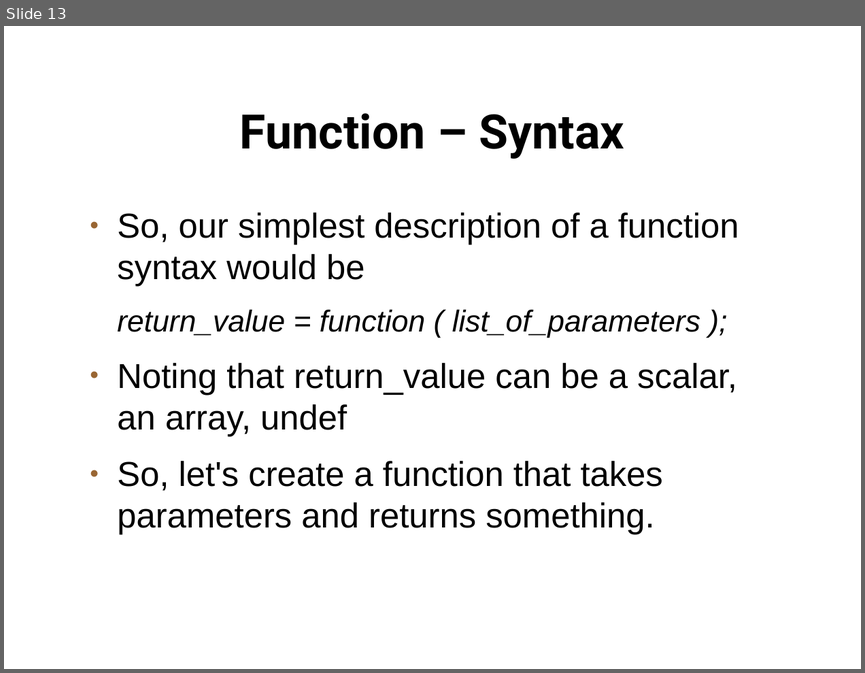
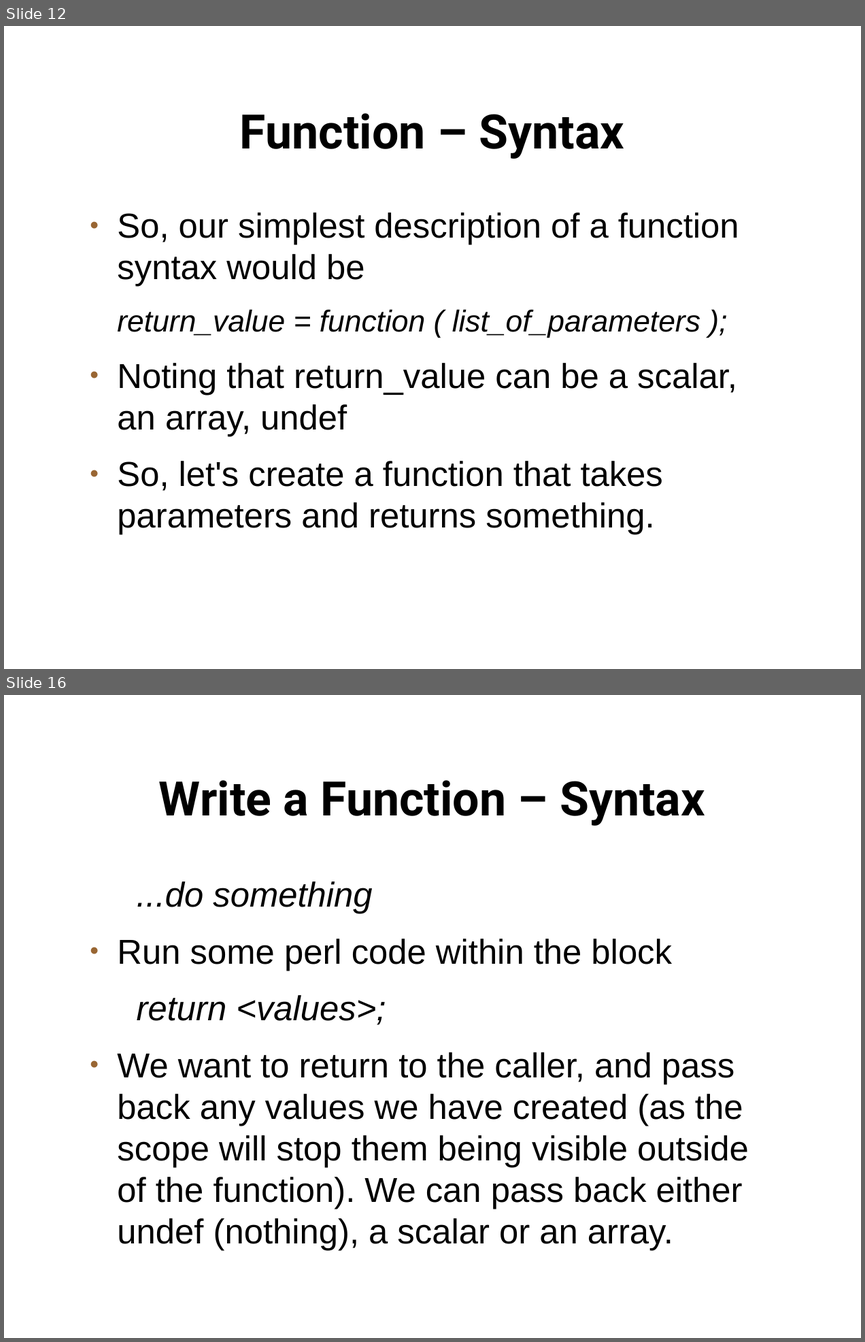
Before and after one commit to setitesuk/presentations, a slide deck: perl_course/08-functions/functions.odp. Shown one above the other, each under a label of ours: slide 13 before the commit, slides 12 and 16 after it; the slides between them are not shown. The pictures are 865x673 and 865x1342 pixels, drawn with LibreOffice and Linux fonts; fonts in the diff are those of the drawing; background and template pictures are left out. Boxes give left, top, right and bottom in pixels: in the first picture for what was removed or moved away, otherwise in the second. Text is boxed around its words. In the diff, an @@ line names an element or a change of style, - is before the commit and + after.

Commit message:
functions slides

```diff
--- a/perl_course/08-functions/functions.odp
+++ b/perl_course/08-functions/functions.odp
@@ slide 16 added at box(4, 695, 861, 1338), background picture (left out) @@
@@ title added at box(159, 780, 705, 826), 44 pt, text #000000, bold @@
+Write a Function – Syntax
@@ text added at box(117, 881, 749, 1244), 32 pt, text #000000 @@
+...do something
+● Run some perl code within the block
+return <values>;
+● We want to return to the caller, and pass back any values we have created (as the scope will stop them being visible outside of the function). We can pass back either undef (nothing), a scalar or an array.
@@ what was slide 13 is now slide 12 @@
```
Also in this commit, not shown: 1 slide changed, 29 other slides added, 1 slide removed, 5 other files.
